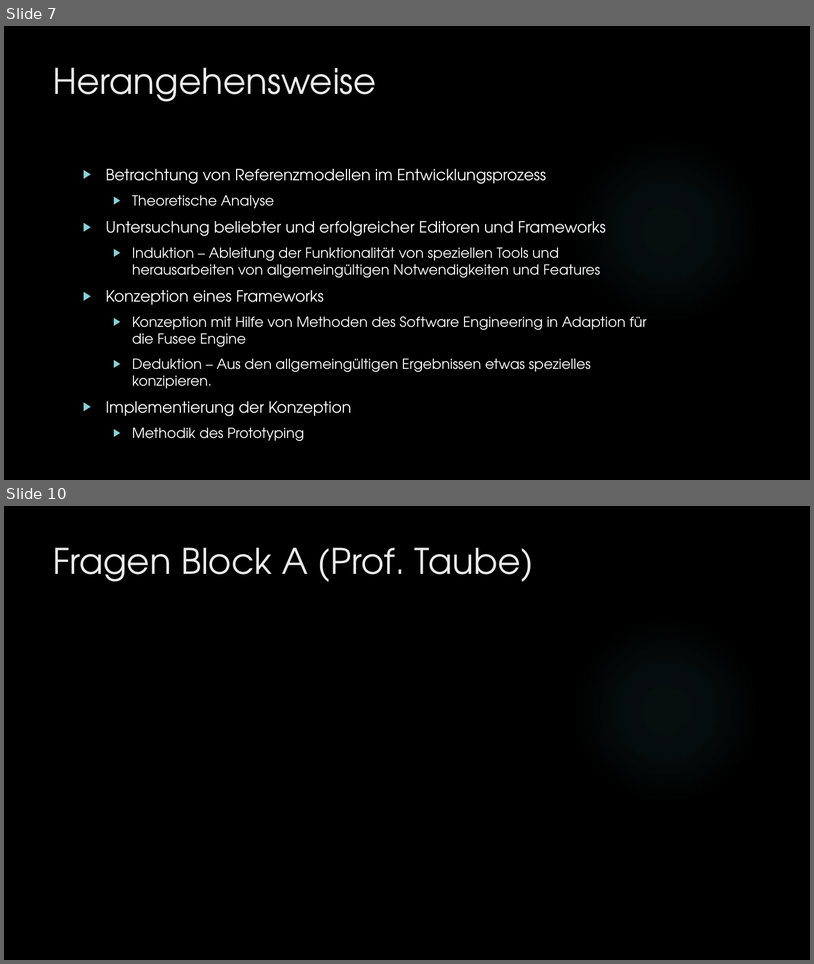
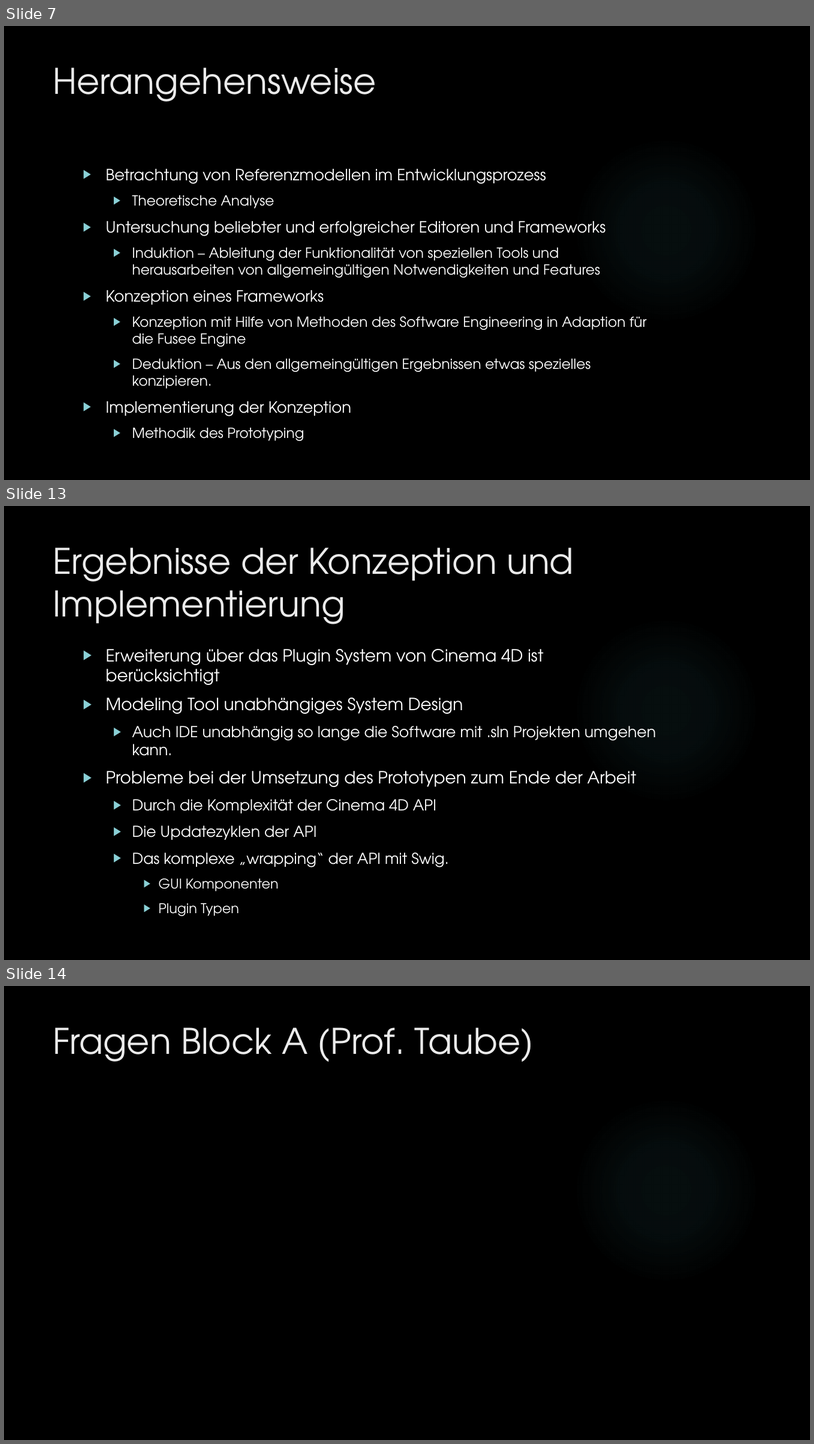
Before and after one commit to dNovel/MasterThesisWS1415, a slide deck: Disputation/Praesentation_DominikSteffen.pptx. Shown one above the other, each under a label of ours: slides 7 and 10 before the commit, slides 7, 13 and 14 after it; the slides between them are not shown. The pictures are 814x964 and 814x1444 pixels, drawn with LibreOffice and Linux fonts; fonts in the diff are those of the drawing; background and template pictures are left out. Boxes give left, top, right and bottom in pixels: in the first picture for what was removed or moved away, otherwise in the second. Text is boxed around its words. In the diff, an @@ line names an element or a change of style, - is before the commit and + after.

```diff
--- a/Disputation/Praesentation_DominikSteffen.pptx
+++ b/Disputation/Praesentation_DominikSteffen.pptx
@@ slide 13 added at [4, 506, 810, 960], background picture (left out); not listed: 1 template element that a slide beside it also shows @@
@@ title added at [53, 547, 574, 624], 42 pt, text #EBEBEB @@
+Ergebnisse der Konzeption und Implementierung
@@ text added at [106, 649, 656, 916], 18 pt, text #FFFFFF @@
+▶ Erweiterung über das Plugin System von Cinema 4D ist berücksichtigt
+▶ Modeling Tool unabhängiges System Design
+  ▶ Auch IDE unabhängig so lange die Software mit .sln Projekten umgehen kann.
+▶ Probleme bei der Umsetzung des Prototypen zum Ende der Arbeit
+  ▶ Durch die Komplexität der Cinema 4D API
+  ▶ Die Updatezyklen der API
+  ▶ Das komplexe „wrapping“ der API mit Swig.
+    ▶ GUI Komponenten
+    ▶ Plugin Typen
@@ what was slide 10 is now slide 14 @@
```
Also in this commit, not shown: 5 slides changed, 3 other slides added.
